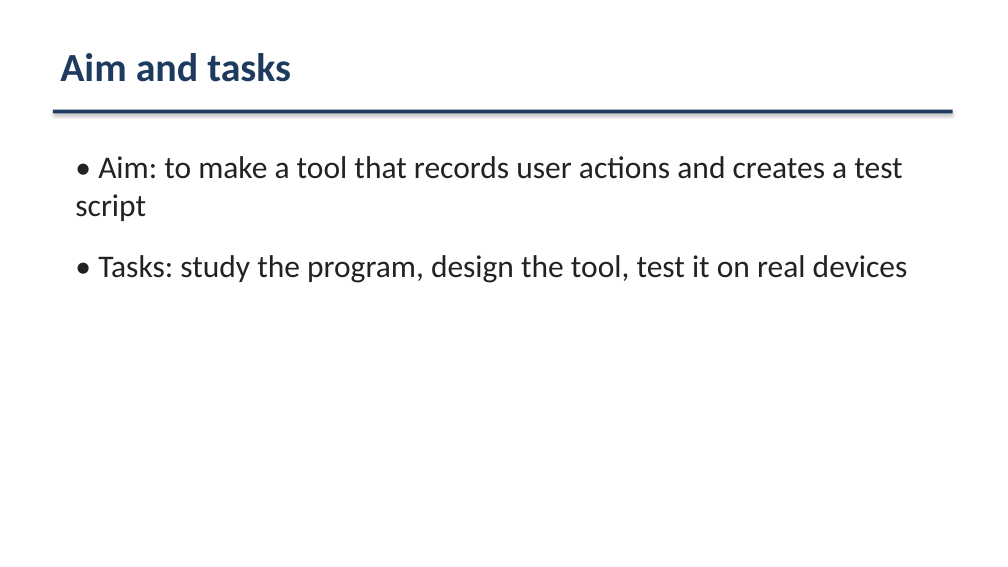
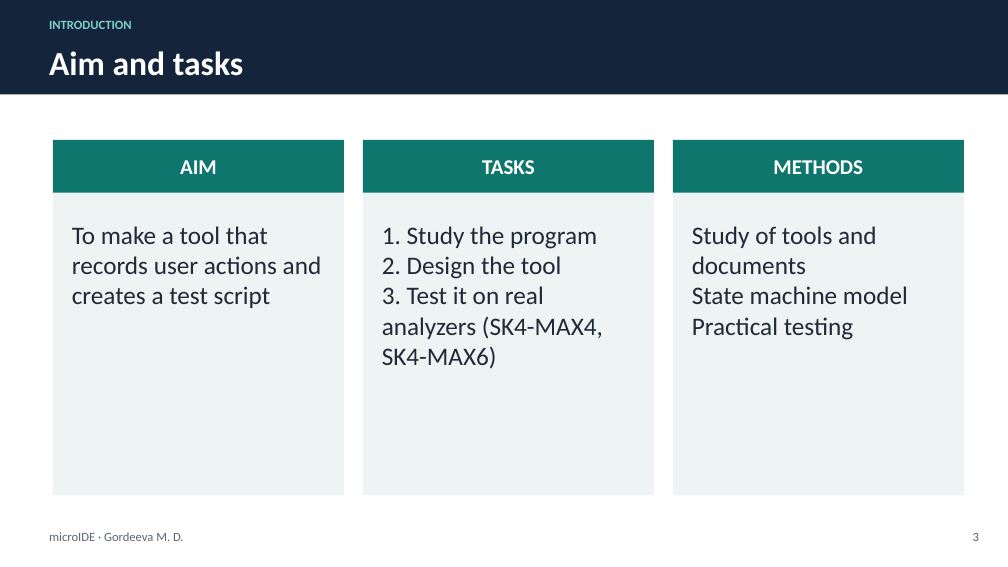
Before and after one commit to gordi27/microide, a slide deck: slide 3 of presentation/microIDE_presentation.pptx. Drawn at 1008x567 pixels with LibreOffice and Linux fonts; fonts in the diff are those of the drawing. Boxes give left, top, right and bottom in pixels: in the first picture for what was removed or moved away, otherwise in the second. Text is boxed around its words. In the diff, an @@ line names an element or a change of style, - is before the commit and + after.

```diff
--- a/presentation/microIDE_presentation.pptx
+++ b/presentation/microIDE_presentation.pptx
@@ rectangle: place and size @@
-rectangle at <box>53,110,953,113</box>
+rectangle at <box>0,0,1008,95</box>
@@ rectangle at <box>0,0,1008,95</box>: fill #1F3A5F to #14243B; shadow off @@
@@ text added at <box>49,20,132,29</box>, 12 pt, text #7FD1C7, bold @@
+INTRODUCTION
@@ text "Aim and tasks": place and size @@
-text "Aim and tasks" at <box>60,53,291,82</box>
+text "Aim and tasks" at <box>49,51,244,76</box>
@@ text "Aim and tasks" at <box>49,51,244,76</box>: size 38 to 32 pt, text colour #1F3A5F to #FFFFFF @@
@@ rectangle added at <box>53,140,344,495</box>, fill #EEF4F3 @@
@@ rectangle added at <box>53,140,344,193</box>, fill #0F766E @@
@@ rectangle added at <box>363,140,654,495</box>, fill #EEF4F3 @@
@@ rectangle added at <box>363,140,654,193</box>, fill #0F766E @@
@@ rectangle added at <box>673,140,964,495</box>, fill #EEF4F3 @@
@@ rectangle added at <box>673,140,964,193</box>, fill #0F766E @@
@@ text added at <box>180,160,217,174</box>, 20 pt, text #FFFFFF, bold @@
+AIM
@@ text added at <box>482,160,535,174</box>, 20 pt, text #FFFFFF, bold @@
+TASKS
@@ text added at <box>773,160,863,174</box>, 20 pt, text #FFFFFF, bold @@
+METHODS
@@ text at <box>72,226,322,308</box>: text changed; size 30 to 24 pt; text colour #222222 to #1F2937 @@
-• Aim: to make a tool that records user actions and creates a test script
-• Tasks: study the program, design the tool, test it on real devices
+To make a tool that records user actions and creates a test script
@@ text added at <box>382,226,603,368</box>, 24 pt, text #1F2937 @@
+1. Study the program
+2. Design the tool
+3. Test it on real analyzers (SK4-MAX4, SK4-MAX6)
@@ text added at <box>692,226,908,340</box>, 24 pt, text #1F2937 @@
+Study of tools and documents
+State machine model
+Practical testing
@@ text added at <box>49,532,184,541</box>, 12 pt, text #5B6775 @@
+microIDE · Gordeeva M. D.
@@ text added at <box>973,533,979,541</box>, 12 pt, text #5B6775 @@
+3
```
Also in this commit, not shown: 6 other slides changed, 2 slides added, 2 slides removed, 2 other files.
